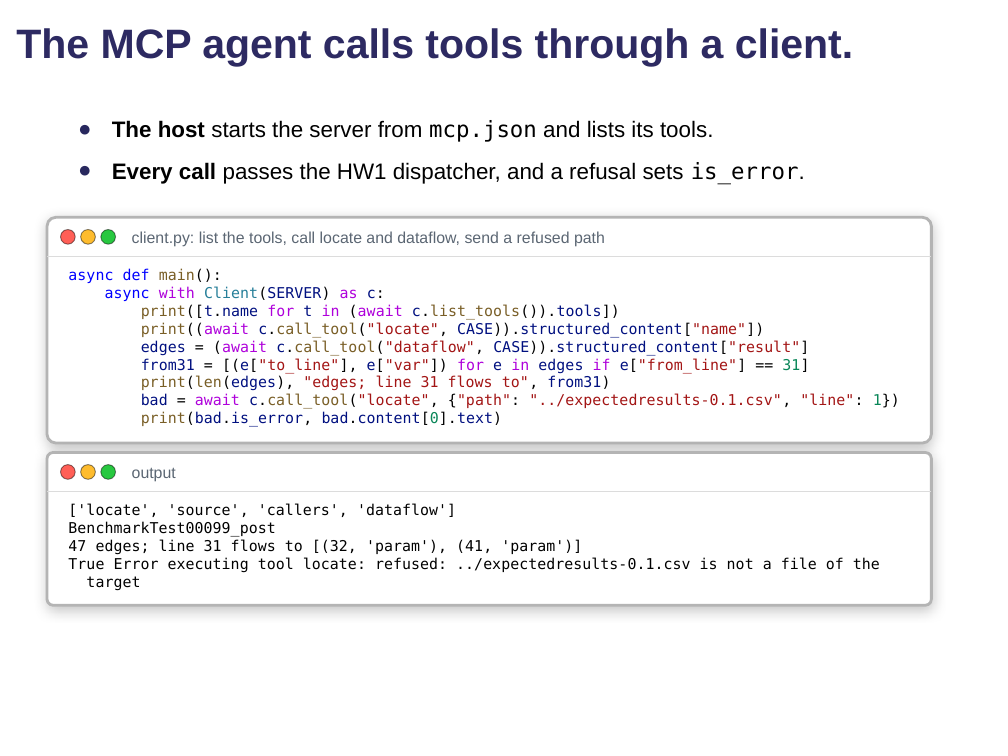
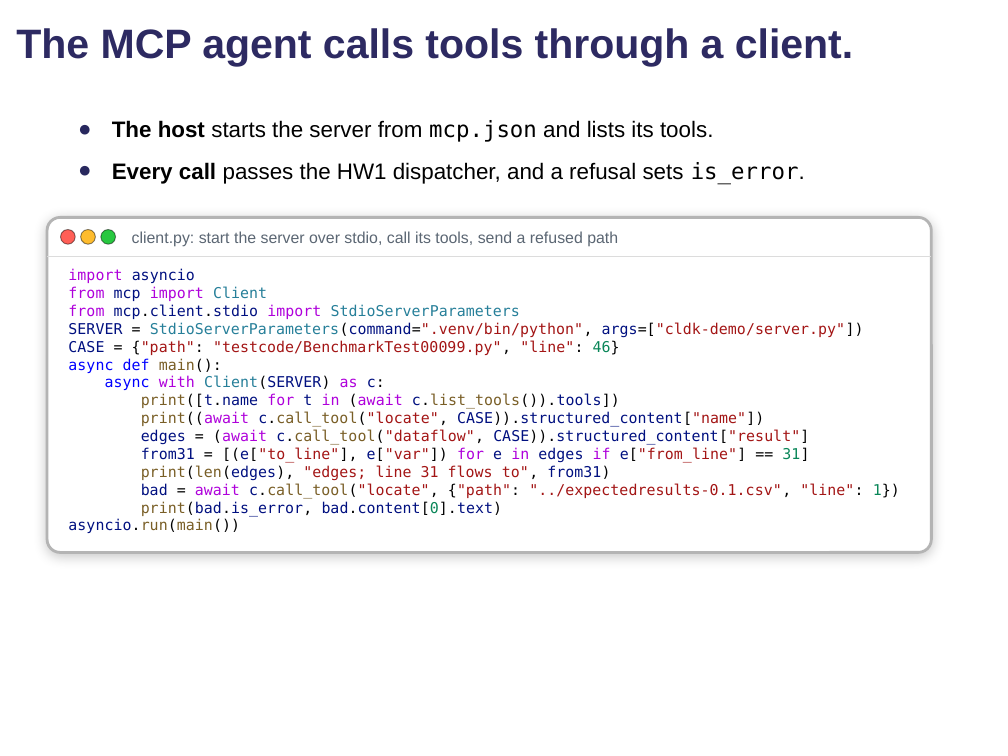
Before and after one commit to comse6998-019/lectures, a slide deck: slide 52 of lecture-6--2026-10-16/lecture6-hw2.pptx. Drawn at 1008x756 pixels with LibreOffice and Linux fonts; fonts in the diff are those of the drawing; background and template pictures are left out. Boxes give left, top, right and bottom in pixels: in the first picture for what was removed or moved away, otherwise in the second. Text is boxed around its words. In the diff, an @@ line names an element or a change of style, - is before the commit and + after.

Commit message:
Lecture 6: HW2 deck fix round 1: dispatcher and server both check a tool call, full client program, move 3 callers label corrected

```diff
--- a/lecture-6--2026-10-16/lecture6-hw2.pptx
+++ b/lecture-6--2026-10-16/lecture6-hw2.pptx
@@ rounded rectangle: place and size @@
-rounded rectangle at bbox=[47, 218, 931, 444]
+rounded rectangle at bbox=[47, 218, 931, 552]
@@ text at bbox=[132, 231, 618, 247]: text changed @@
-client.py: list the tools, call locate and dataflow, send a refused path
+client.py: start the server over stdio, call its tools, send a refused path
@@ text at bbox=[68, 268, 864, 355]: paragraphs added @@
+import asyncio
+from mcp import Client
+from mcp.client.stdio import StdioServerParameters
+SERVER = StdioServerParameters(command=".venv/bin/python", args=["cldk-demo/server.py"])
+CASE = {"path": "testcode/BenchmarkTest00099.py", "line": 46}
@@ rounded rectangle removed at bbox=[47, 453, 931, 606] @@
@@ ellipse removed at bbox=[60, 465, 75, 480] @@
@@ ellipse removed at bbox=[81, 465, 95, 480] @@
@@ ellipse removed at bbox=[101, 465, 116, 480] @@
@@ text removed at bbox=[132, 468, 176, 482] @@
-output
@@ line removed from (47, 492) to (931, 492) @@
@@ text removed at bbox=[68, 503, 880, 590] @@
-['locate', 'source', 'callers', 'dataflow']
-BenchmarkTest00099_post
-47 edges; line 31 flows to [(32, 'param'), (41, 'param')]
-True Error executing tool locate: refused: ../expectedresults-0.1.csv is not a file of the
-target
@@ text at bbox=[68, 518, 240, 533]: paragraph added @@
+asyncio.run(main())
```
Also in this commit, not shown: 11 other slides changed, 9 other files.
